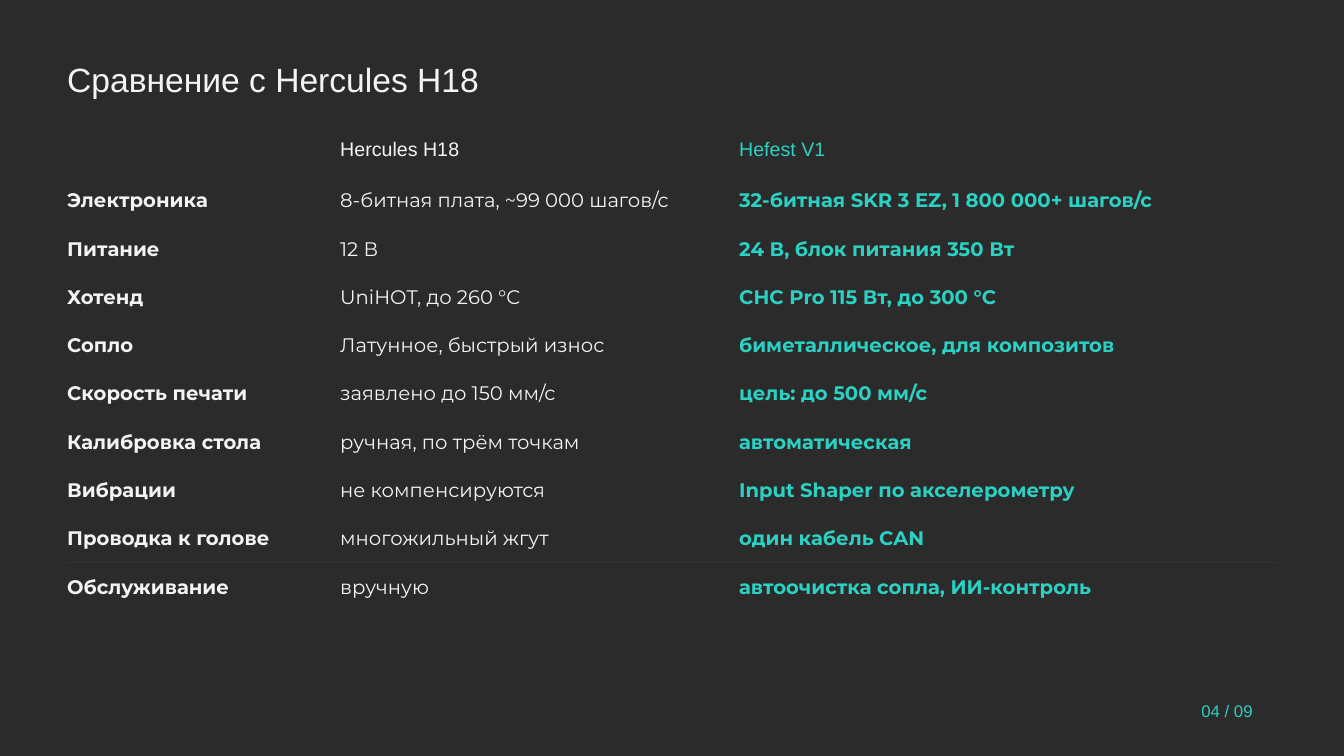
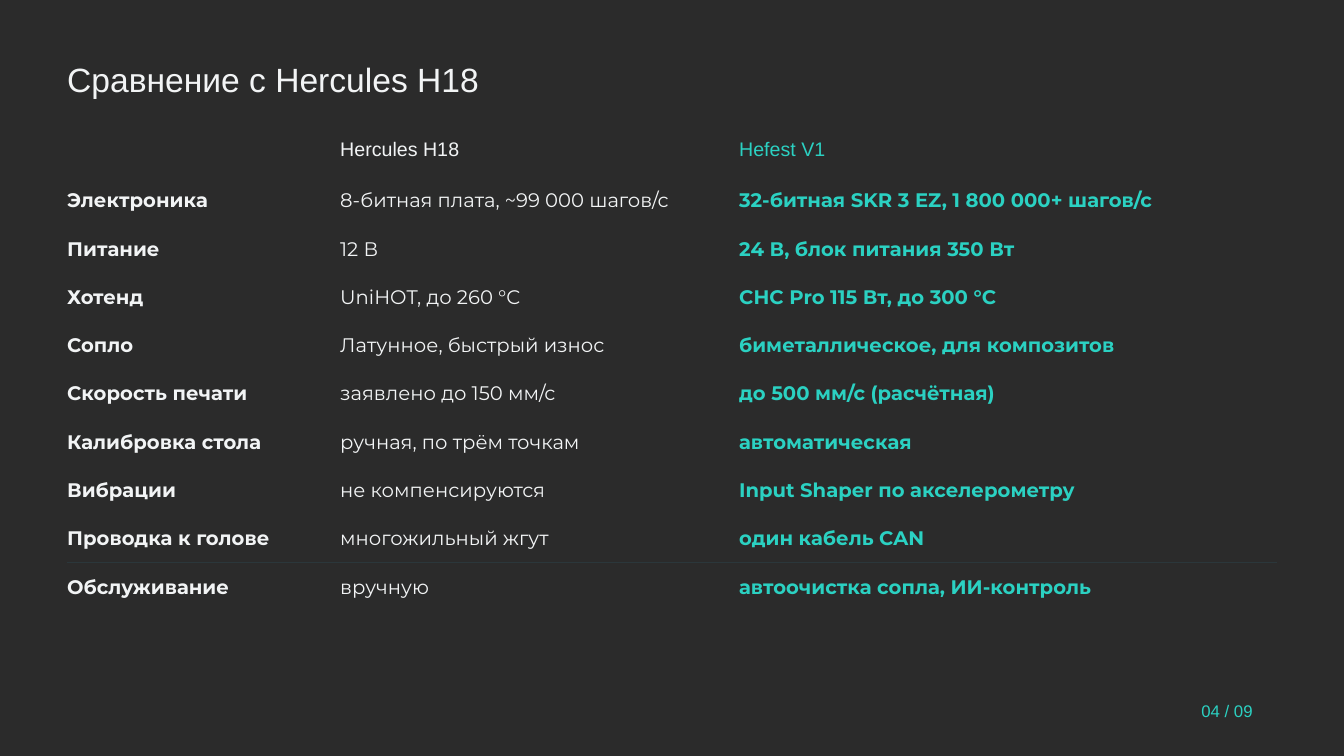
Before and after one commit to pmixay/3d-project, a slide deck: slide 4 of submission/Hefest_prezentaciya.pptx. Drawn at 1344x756 pixels with LibreOffice and Linux fonts; fonts in the diff are those of the drawing; background and template pictures are left out; a plain dark background stands for a picture behind light text. Boxes give left, top, right and bottom in pixels: in the first picture for what was removed or moved away, otherwise in the second. Text is boxed around its words. In the diff, an @@ line names an element or a change of style, - is before the commit and + after.

```diff
--- a/submission/Hefest_prezentaciya.pptx
+++ b/submission/Hefest_prezentaciya.pptx
@@ text at bbox=[739, 383, 995, 404]: text changed @@
-цель: до 500 мм/с
+до 500 мм/с (расчётная)
```
Also in this commit, not shown: 2 other slides changed, 8 other files.
